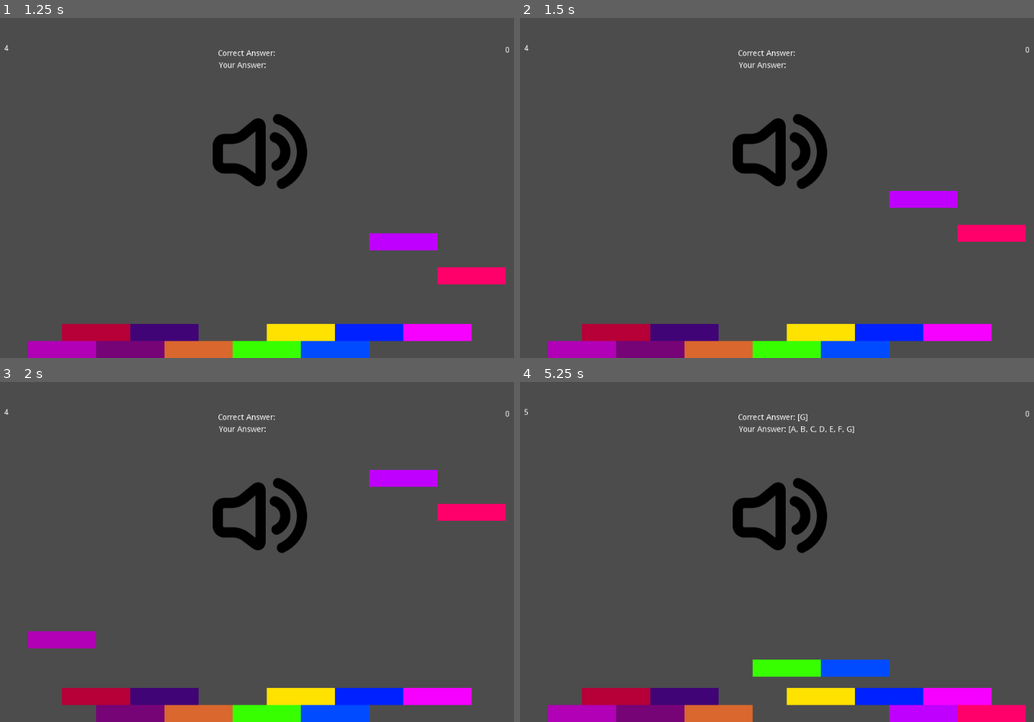
Above: before the commit, frames 1-4 (two rows, left to right).
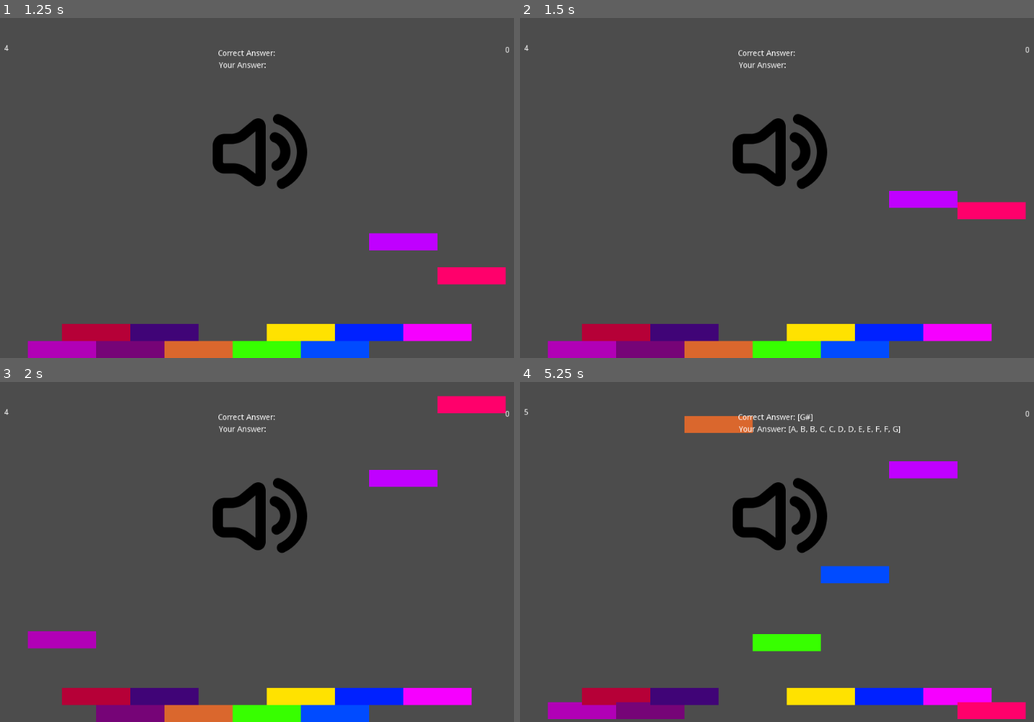
Above: after the commit, the same moments.

Repository: mdechdee/PerfectPitch
Game: Godot game, scene res://MainScene.tscn
The game is run twice, just before and just after one commit, with the same random seed, the same clock (stepped at 60 frames per second) and the same inputs. Before the commit the project starts from res://InstrumentPlayer.tscn. Sound files missing from this copy of the repository are replaced by a short silence.
Inputs:
- Up to frame 1 (1.25 s): tap Enter at 0.5 s; tap H (A) at 0.6 s; tap J (B) at 0.8 s
- Up to frame 2 (1.5 s): tap J (B) at 1.35 s
- Up to frame 3 (2 s): tap A (C) at 1.55 s
- Up to frame 4 (5.25 s): tap A (C) at 2.1 s; tap S (D) at 2.3, 2.85 s; tap D (E) at 3.05, 3.6 s; tap F (F) at 3.8, 4.35 s; tap G (G) at 4.55, 5.1 s

Frame 1 is identical in both runs. In frame 2, 1.4% of the frame differs, in the area x 85-99%, y 54-66%; in frame 3, 1.4%; in frame 4, 6.2%, in the area x 5-99%, y 9-100%.

Commit message:
Tidy up the MainScene (previous InstrumentPlayer scene)

Diff:
--- a/OldMusician/FirstScene.gd
+++ /dev/null
@@ -1,83 +0,0 @@
-extends Node2D
-
-onready var P = $AudioStreamPlayer
-onready var length = P.stream.get_length()
-onready var length_per_note = length/12
-onready var player_instrument = $PlayerInstrumentPlayer
-onready var robot_instrument = $RobotInstrumentPlayer
-var movement = Vector2(0, 5)
-var timer
-var notes = []
-var answer = []
-
-signal timer_end
-
-func _wait(seconds):
-    self._create_timer(self, seconds, true, "_emit_timer_end_signal")
-    yield(self,"timer_end")
-
-func _emit_timer_end_signal():
-    emit_signal("timer_end")
-
-func _create_timer(object_target, float_wait_time, bool_is_oneshot, string_function):
-    timer = Timer.new()
-    timer.set_one_shot(bool_is_oneshot)
-    timer.set_timer_process_mode(0)
-    timer.set_wait_time(float_wait_time)
-    timer.connect("timeout", object_target, string_function)
-    self.add_child(timer)
-    timer.start()
-
-
-func _ready():
-    #randomize()
-    #var texture = load("res://assets/speaker.png")
-    #$Speaker.texture = texture
-
-    quiz()
-    timer = get_node("Timer")
-    timer.set_wait_time(6)
-    timer.connect("timeout", self, "_on_Timer_timeout")
-    timer.start()
-
-func _process(delta):
-    if (timer.get_time_left() < 1.0):
-        print(answer)
-        if "C" in answer and "E" in answer and "G" in answer:
-            $Score.text = str(int($Score.text) + 1)
-        $Label.text = str(0)
-        timer.stop()
-
-        #_wait(10)
-        answer = []
-        quiz()
-        timer = get_node("Timer")
-        timer.set_wait_time(6)
-        #timer.connect("timeout", self, "_on_Timer_timeout")
-        timer.start()
-    if (timer.get_time_left() >= 0):
-        $Label.text = str(floor(timer.get_time_left()))
-    if len(notes) == 0:
-        return
-    #var notes = [$C, $E, $G]
-    #var note = notes[randi() % 5]
-    for note in notes:
-        #print(note.get_position().y)
-        if note.get_position().y < -560:
-            note.set_position(Vector2(note.get_position().x, 0))
-            notes.remove(0)
-        note.position -= movement
-    #if (note.get_position()):
-    #    note.position = 500
-
-func quiz():
-    robot_instrument.play_note("C")
-    robot_instrument.play_note("E")
-    robot_instrument.play_note("G")
-
-
-func _on_PlayerInstrumentPlayer_note_played(note):
-	if get_node(note) in notes:
-		return
-	notes.append(get_node(note))
-	answer.append(note)
--- a/OldMusician/FirstScene.tscn
+++ /dev/null
@@ -1,110 +0,0 @@
-[gd_scene load_steps=8 format=2]
-
-[ext_resource path="res://FirstScene.gd" type="Script" id=1]
-[ext_resource path="res://InstrumentPlayer.tscn" type="PackedScene" id=2]
-[ext_resource path="res://Area2D.gd" type="Script" id=3]
-[ext_resource path="res://assets/speaker.png" type="Texture" id=4]
-[ext_resource path="res://Piano.wav" type="AudioStream" id=5]
-
-[sub_resource type="CanvasItemMaterial" id=1]
-
-[sub_resource type="RectangleShape2D" id=2]
-extents = Vector2( 11, 284 )
-
-[node name="Node2D" type="Node2D"]
-script = ExtResource( 1 )
-
-[node name="PlayerInstrumentPlayer" parent="." instance=ExtResource( 2 )]
-
-[node name="RobotInstrumentPlayer" parent="." instance=ExtResource( 2 )]
-is_robot = true
-
-[node name="Area2D" type="Area2D" parent="."]
-editor/display_folded = true
-script = ExtResource( 3 )
-
-[node name="CollisionShape2D" type="CollisionShape2D" parent="Area2D"]
-modulate = Color( 0.658824, 0.0941176, 0.0941176, 1 )
-self_modulate = Color( 0.580392, 0.266667, 0.266667, 1 )
-material = SubResource( 1 )
-position = Vector2( 772, 301 )
-shape = SubResource( 2 )
-disabled = true
-
-[node name="Speaker" type="Sprite" parent="."]
-position = Vector2( 500, 240 )
-texture = ExtResource( 4 )
-
-[node name="Timer" type="Timer" parent="."]
-
-[node name="Label" type="Label" parent="."]
-margin_left = 24.0
-margin_top = 31.0
-margin_right = 81.0
-margin_bottom = 77.0
-text = "0"
-align = 1
-valign = 1
-
-[node name="Score" type="Label" parent="."]
-margin_left = 904.846
-margin_top = 34.0907
-margin_right = 961.846
-margin_bottom = 80.0907
-text = "0"
-align = 1
-valign = 1
-
-[node name="C" type="Sprite" parent="."]
-editor/display_folded = true
-
-[node name="ColorRect" type="ColorRect" parent="C"]
-margin_left = 0.5
-margin_top = 560.0
-margin_right = 176.5
-margin_bottom = 598.0
-color = Color( 0.698039, 0, 0.717647, 1 )
-
-[node name="D" type="Sprite" parent="."]
-editor/display_folded = true
-
-[node name="ColorRect" type="ColorRect" parent="D"]
-margin_left = 180.0
-margin_top = 560.0
-margin_right = 356.0
-margin_bottom = 598.0
-color = Color( 0.466667, 0.0196078, 0.470588, 1 )
-
-[node name="E" type="Sprite" parent="."]
-editor/display_folded = true
-
-[node name="ColorRect" type="ColorRect" parent="E"]
-margin_left = 360.0
-margin_top = 560.0
-margin_right = 536.0
-margin_bottom = 598.0
-color = Color( 0.858824, 0.407843, 0.180392, 1 )
-
-[node name="F" type="Sprite" parent="."]
-
-[node name="ColorRect" type="ColorRect" parent="F"]
-margin_left = 540.0
-margin_top = 560.0
-margin_right = 716.0
-margin_bottom = 598.0
-color = Color( 0.219608, 1, 0, 1 )
-
-[node name="G" type="Sprite" parent="."]
-
-[node name="ColorRect" type="ColorRect" parent="G"]
-margin_left = 720.0
-margin_top = 560.0
-margin_right = 896.0
-margin_bottom = 598.0
-color = Color( 0, 0.298039, 1, 1 )
-
-[node name="AudioStreamPlayer" type="AudioStreamPlayer" parent="."]
-stream = ExtResource( 5 )
-[connection signal="note_played" from="PlayerInstrumentPlayer" to="." method="_on_InstrumentPlayer_note_played"]
-[connection signal="note_played" from="PlayerInstrumentPlayer" to="." method="_on_PlayerInstrumentPlayer_note_played"]
-[connection signal="note_played" from="RobotInstrumentPlayer" to="." method="_on_InstrumentPlayer_note_played"]
--- a/OldMusician/InstrumentPlayer.tscn
+++ b/OldMusician/InstrumentPlayer.tscn
@@ -1,84 +1,60 @@
-[gd_scene load_steps=17 format=2]
+[gd_scene load_steps=5 format=2]
 
 [ext_resource path="res://Node.gd" type="Script" id=1]
-[ext_resource path="res://Piano_C.wav" type="AudioStream" id=2]
-[ext_resource path="res://Piano_C#.wav" type="AudioStream" id=3]
-[ext_resource path="res://Piano_D.wav" type="AudioStream" id=4]
-[ext_resource path="res://Piano_D#.wav" type="AudioStream" id=5]
-[ext_resource path="res://Piano_E.wav" type="AudioStream" id=6]
-[ext_resource path="res://Piano_F.wav" type="AudioStream" id=7]
-[ext_resource path="res://Piano_F#.wav" type="AudioStream" id=8]
-[ext_resource path="res://Piano_G.wav" type="AudioStream" id=9]
-[ext_resource path="res://Piano_G#.wav" type="AudioStream" id=10]
-[ext_resource path="res://Piano_A.wav" type="AudioStream" id=11]
-[ext_resource path="res://Piano_A#.wav" type="AudioStream" id=12]
-[ext_resource path="res://Piano_B.wav" type="AudioStream" id=13]
-[ext_resource path="res://BGMusic1.wav" type="AudioStream" id=14]
-[ext_resource path="res://BGMusicPlayer.gd" type="Script" id=15]
-[ext_resource path="res://assets/speaker.png" type="Texture" id=16]
+[ext_resource path="res://BGMusic1.wav" type="AudioStream" id=2]
+[ext_resource path="res://BGMusicPlayer.gd" type="Script" id=3]
+[ext_resource path="res://assets/speaker.png" type="Texture" id=4]
 
 [node name="NotePlayer" type="Node"]
 script = ExtResource( 1 )
 
 [node name="C" type="AudioStreamPlayer" parent="."]
+bus = "C"
+
+[node name="C#" type="AudioStreamPlayer" parent="."]
+bus = "C#"
+
+[node name="D" type="AudioStreamPlayer" parent="."]
+bus = "D"
+
+[node name="D#" type="AudioStreamPlayer" parent="."]
+bus = "D#"
+
+[node name="E" type="AudioStreamPlayer" parent="."]
+bus = "E"
+
+[node name="F" type="AudioStreamPlayer" parent="."]
+bus = "F"
+
+[node name="F#" type="AudioStreamPlayer" parent="."]
+bus = "F#"
+
+[node name="G" type="AudioStreamPlayer" parent="."]
+bus = "G"
+
+[node name="G#" type="AudioStreamPlayer" parent="."]
+bus = "G#"
+
+[node name="A" type="AudioStreamPlayer" parent="."]
+bus = "A"
+
+[node name="A#" type="AudioStreamPlayer" parent="."]
+bus = "A#"
+
+[node name="B" type="AudioStreamPlayer" parent="."]
+bus = "B"
+
+[node name="Tween" type="Tween" parent="."]
+
+[node name="BGStreamPlayer" type="AudioStreamPlayer" parent="."]
 stream = ExtResource( 2 )
-bus = "C"
-
-[node name="C#" type="AudioStreamPlayer" parent="."]
-stream = ExtResource( 3 )
-bus = "C#"
-
-[node name="D" type="AudioStreamPlayer" parent="."]
-stream = ExtResource( 4 )
-bus = "D"
-
-[node name="D#" type="AudioStreamPlayer" parent="."]
-stream = ExtResource( 5 )
-bus = "D#"
-
-[node name="E" type="AudioStreamPlayer" parent="."]
-stream = ExtResource( 6 )
-bus = "E"
-
-[node name="F" type="AudioStreamPlayer" parent="."]
-stream = ExtResource( 7 )
-bus = "F"
-
-[node name="F#" type="AudioStreamPlayer" parent="."]
-stream = ExtResource( 8 )
-bus = "F#"
-
-[node name="G" type="AudioStreamPlayer" parent="."]
-stream = ExtResource( 9 )
-bus = "G"
-
-[node name="G#" type="AudioStreamPlayer" parent="."]
-stream = ExtResource( 10 )
-bus = "G#"
-
-[node name="A" type="AudioStreamPlayer" parent="."]
-stream = ExtResource( 11 )
-bus = "A"
-
-[node name="A#" type="AudioStreamPlayer" parent="."]
-stream = ExtResource( 12 )
-bus = "A#"
-
-[node name="B" type="AudioStreamPlayer" parent="."]
-stream = ExtResource( 13 )
-bus = "B"
-
-[node name="Tween" type="Tween" parent="."]
-
-[node name="BGStreamPlayer" type="AudioStreamPlayer" parent="."]
-stream = ExtResource( 14 )
 volume_db = -7.068
 autoplay = true
-script = ExtResource( 15 )
+script = ExtResource( 3 )
 
 [node name="Speaker" type="Sprite" parent="."]
 position = Vector2( 500, 240 )
-texture = ExtResource( 16 )
+texture = ExtResource( 4 )
 
 [node name="Timer" type="Timer" parent="."]
 
@@ -101,6 +77,7 @@
 valign = 1
 
 [node name="Sprite_C" type="Sprite" parent="."]
+editor/display_folded = true
 
 [node name="ColorRect" type="ColorRect" parent="Sprite_C"]
 margin_left = 90.0
@@ -110,6 +87,7 @@
 color = Color( 0.698039, 0, 0.717647, 1 )
 
 [node name="Sprite_Csharp" type="Sprite" parent="."]
+editor/display_folded = true
 
 [node name="ColorRect" type="ColorRect" parent="Sprite_Csharp"]
 margin_left = 150.0
@@ -119,6 +97,7 @@
 color = Color( 0.717647, 0, 0.219608, 1 )
 
 [node name="Sprite_D" type="Sprite" parent="."]
+editor/display_folded = true
 
 [node name="ColorRect" type="ColorRect" parent="Sprite_D"]
 margin_left = 210.0
@@ -128,6 +107,7 @@
 color = Color( 0.466667, 0.0196078, 0.470588, 1 )
 
 [node name="Sprite_Dsharp" type="Sprite" parent="."]
+editor/display_folded = true
 
 [node name="ColorRect" type="ColorRect" parent="Sprite_Dsharp"]
 margin_left = 270.0
@@ -137,6 +117,7 @@
 color = Color( 0.254902, 0.0196078, 0.470588, 1 )
 
 [node name="Sprite_E" type="Sprite" parent="."]
+editor/display_folded = true
 
 [node name="ColorRect" type="ColorRect" parent="Sprite_E"]
 margin_left = 330.0
@@ -146,6 +127,7 @@
 color = Color( 0.858824, 0.407843, 0.180392, 1 )
 
 [node name="Sprite_F" type="Sprite" parent="."]
+editor/display_folded = true
 
 [node name="ColorRect" type="ColorRect" parent="Sprite_F"]
 margin_left = 450.0
@@ -155,6 +137,7 @@
 color = Color( 0.219608, 1, 0, 1 )
 
 [node name="Sprite_Fsharp" type="Sprite" parent="."]
+editor/display_folded = true
 
 [node name="ColorRect" type="ColorRect" parent="Sprite_Fsharp"]
 margin_left = 510.0
@@ -164,6 +147,7 @@
 color = Color( 1, 0.890196, 0, 1 )
 
 [node name="Sprite_G" type="Sprite" parent="."]
+editor/display_folded = true
 
 [node name="ColorRect" type="ColorRect" parent="Sprite_G"]
 margin_left = 570.0
@@ -173,6 +157,7 @@
 color = Color( 0, 0.298039, 1, 1 )
 
 [node name="Sprite_Gsharp" type="Sprite" parent="."]
+editor/display_folded = true
 
 [node name="ColorRect" type="ColorRect" parent="Sprite_Gsharp"]
 margin_left = 630.0
@@ -182,6 +167,7 @@
 color = Color( 0, 0.133333, 1, 1 )
 
 [node name="Sprite_A" type="Sprite" parent="."]
+editor/display_folded = true
 
 [node name="ColorRect" type="ColorRect" parent="Sprite_A"]
 margin_left = 690.0
@@ -191,6 +177,7 @@
 color = Color( 0.756863, 0, 1, 1 )
 
 [node name="Sprite_Asharp" type="Sprite" parent="."]
+editor/display_folded = true
 
 [node name="ColorRect" type="ColorRect" parent="Sprite_Asharp"]
 margin_left = 750.0
@@ -200,6 +187,7 @@
 color = Color( 0.968627, 0, 1, 1 )
 
 [node name="Sprite_B" type="Sprite" parent="."]
+editor/display_folded = true
 
 [node name="ColorRect" type="ColorRect" parent="Sprite_B"]
 margin_left = 810.0
--- /dev/null
+++ b/OldMusician/MainScene.tscn
@@ -0,0 +1,247 @@
+[gd_scene load_steps=19 format=2]
+
+[ext_resource path="res://StageManager.gd" type="Script" id=1]
+[ext_resource path="res://NotePlayer.gd" type="Script" id=2]
+[ext_resource path="res://assets/PianoSounds/Piano_C.wav" type="AudioStream" id=3]
+[ext_resource path="res://assets/PianoSounds/Piano_C#.wav" type="AudioStream" id=4]
+[ext_resource path="res://assets/PianoSounds/Piano_D.wav" type="AudioStream" id=5]
+[ext_resource path="res://assets/PianoSounds/Piano_D#.wav" type="AudioStream" id=6]
+[ext_resource path="res://assets/PianoSounds/Piano_E.wav" type="AudioStream" id=7]
+[ext_resource path="res://assets/PianoSounds/Piano_F.wav" type="AudioStream" id=8]
+[ext_resource path="res://assets/PianoSounds/Piano_F#.wav" type="AudioStream" id=9]
+[ext_resource path="res://assets/PianoSounds/Piano_G.wav" type="AudioStream" id=10]
+[ext_resource path="res://assets/PianoSounds/Piano_G#.wav" type="AudioStream" id=11]
+[ext_resource path="res://assets/PianoSounds/Piano_A.wav" type="AudioStream" id=12]
+[ext_resource path="res://assets/PianoSounds/Piano_A#.wav" type="AudioStream" id=13]
+[ext_resource path="res://assets/PianoSounds/Piano_B.wav" type="AudioStream" id=14]
+[ext_resource path="res://SpritesManager.gd" type="Script" id=15]
+[ext_resource path="res://BGMusic1.wav" type="AudioStream" id=16]
+[ext_resource path="res://BGMusicPlayer.gd" type="Script" id=17]
+[ext_resource path="res://assets/speaker.png" type="Texture" id=18]
+
+[node name="SceneManager" type="Node"]
+script = ExtResource( 1 )
+
+[node name="NotePlayer" type="Node" parent="."]
+editor/display_folded = true
+script = ExtResource( 2 )
+
+[node name="C" type="AudioStreamPlayer" parent="NotePlayer"]
+stream = ExtResource( 3 )
+bus = "C"
+
+[node name="C#" type="AudioStreamPlayer" parent="NotePlayer"]
+stream = ExtResource( 4 )
+bus = "C#"
+
+[node name="D" type="AudioStreamPlayer" parent="NotePlayer"]
+stream = ExtResource( 5 )
+bus = "D"
+
+[node name="D#" type="AudioStreamPlayer" parent="NotePlayer"]
+stream = ExtResource( 6 )
+bus = "D#"
+
+[node name="E" type="AudioStreamPlayer" parent="NotePlayer"]
+stream = ExtResource( 7 )
+bus = "E"
+
+[node name="F" type="AudioStreamPlayer" parent="NotePlayer"]
+stream = ExtResource( 8 )
+bus = "F"
+
+[node name="F#" type="AudioStreamPlayer" parent="NotePlayer"]
+stream = ExtResource( 9 )
+bus = "F#"
+
+[node name="G" type="AudioStreamPlayer" parent="NotePlayer"]
+stream = ExtResource( 10 )
+bus = "G"
+
+[node name="G#" type="AudioStreamPlayer" parent="NotePlayer"]
+stream = ExtResource( 11 )
+bus = "G#"
+
+[node name="A" type="AudioStreamPlayer" parent="NotePlayer"]
+stream = ExtResource( 12 )
+bus = "A"
+
+[node name="A#" type="AudioStreamPlayer" parent="NotePlayer"]
+stream = ExtResource( 13 )
+bus = "A#"
+
+[node name="B" type="AudioStreamPlayer" parent="NotePlayer"]
+stream = ExtResource( 14 )
+bus = "B"
+
+[node name="Tween" type="Tween" parent="NotePlayer"]
+
+[node name="SpritesManager" type="Node" parent="."]
+script = ExtResource( 15 )
+
+[node name="Sprite_C" type="Sprite" parent="SpritesManager"]
+editor/display_folded = true
+
+[node name="ColorRect" type="ColorRect" parent="SpritesManager/Sprite_C"]
+margin_left = 90.0
+margin_top = 570.0
+margin_right = 210.0
+margin_bottom = 600.0
+color = Color( 0.698039, 0, 0.717647, 1 )
+
+[node name="Sprite_Csharp" type="Sprite" parent="SpritesManager"]
+editor/display_folded = true
+
+[node name="ColorRect" type="ColorRect" parent="SpritesManager/Sprite_Csharp"]
+margin_left = 150.0
+margin_top = 540.0
+margin_right = 270.0
+margin_bottom = 570.0
+color = Color( 0.717647, 0, 0.219608, 1 )
+
+[node name="Sprite_D" type="Sprite" parent="SpritesManager"]
+editor/display_folded = true
+
+[node name="ColorRect" type="ColorRect" parent="SpritesManager/Sprite_D"]
+margin_left = 210.0
+margin_top = 570.0
+margin_right = 330.0
+margin_bottom = 600.0
+color = Color( 0.466667, 0.0196078, 0.470588, 1 )
+
+[node name="Sprite_Dsharp" type="Sprite" parent="SpritesManager"]
+editor/display_folded = true
+
+[node name="ColorRect" type="ColorRect" parent="SpritesManager/Sprite_Dsharp"]
+margin_left = 270.0
+margin_top = 540.0
+margin_right = 390.0
+margin_bottom = 570.0
+color = Color( 0.254902, 0.0196078, 0.470588, 1 )
+
+[node name="Sprite_E" type="Sprite" parent="SpritesManager"]
+editor/display_folded = true
+
+[node name="ColorRect" type="ColorRect" parent="SpritesManager/Sprite_E"]
+margin_left = 330.0
+margin_top = 570.0
+margin_right = 450.0
+margin_bottom = 600.0
+color = Color( 0.858824, 0.407843, 0.180392, 1 )
+
+[node name="Sprite_F" type="Sprite" parent="SpritesManager"]
+editor/display_folded = true
+
+[node name="ColorRect" type="ColorRect" parent="SpritesManager/Sprite_F"]
+margin_left = 450.0
+margin_top = 570.0
+margin_right = 570.0
+margin_bottom = 600.0
+color = Color( 0.219608, 1, 0, 1 )
+
+[node name="Sprite_Fsharp" type="Sprite" parent="SpritesManager"]
+editor/display_folded = true
+
+[node name="ColorRect" type="ColorRect" parent="SpritesManager/Sprite_Fsharp"]
+margin_left = 510.0
+margin_top = 540.0
+margin_right = 630.0
+margin_bottom = 570.0
+color = Color( 1, 0.890196, 0, 1 )
+
+[node name="Sprite_G" type="Sprite" parent="SpritesManager"]
+editor/display_folded = true
+
+[node name="ColorRect" type="ColorRect" parent="SpritesManager/Sprite_G"]
+margin_left = 570.0
+margin_top = 570.0
+margin_right = 690.0
+margin_bottom = 600.0
+color = Color( 0, 0.298039, 1, 1 )
+
+[node name="Sprite_Gsharp" type="Sprite" parent="SpritesManager"]
+editor/display_folded = true
+
+[node name="ColorRect" type="ColorRect" parent="SpritesManager/Sprite_Gsharp"]
+margin_left = 630.0
+margin_top = 540.0
+margin_right = 750.0
+margin_bottom = 570.0
+color = Color( 0, 0.133333, 1, 1 )
+
+[node name="Sprite_A" type="Sprite" parent="SpritesManager"]
+editor/display_folded = true
+
+[node name="ColorRect" type="ColorRect" parent="SpritesManager/Sprite_A"]
+margin_left = 690.0
+margin_top = 570.0
+margin_right = 810.0
+margin_bottom = 600.0
+color = Color( 0.756863, 0, 1, 1 )
+
+[node name="Sprite_Asharp" type="Sprite" parent="SpritesManager"]
+editor/display_folded = true
+
+[node name="ColorRect" type="ColorRect" parent="SpritesManager/Sprite_Asharp"]
+margin_left = 750.0
+margin_top = 540.0
+margin_right = 870.0
+margin_bottom = 570.0
+color = Color( 0.968627, 0, 1, 1 )
+
+[node name="Sprite_B" type="Sprite" parent="SpritesManager"]
+editor/display_folded = true
+
+[node name="ColorRect" type="ColorRect" parent="SpritesManager/Sprite_B"]
+margin_left = 810.0
+margin_top = 570.0
+margin_right = 930.0
+margin_bottom = 600.0
+color = Color( 1, 0, 0.423529, 1 )
+
+[node name="BGStreamPlayer" type="AudioStreamPlayer" parent="."]
+stream = ExtResource( 16 )
+volume_db = -7.068
+autoplay = true
+script = ExtResource( 17 )
+
+[node name="Speaker" type="Sprite" parent="."]
+position = Vector2( 500, 240 )
+texture = ExtResource( 18 )
+
+[node name="Timer" type="Timer" parent="."]
+
+[node name="Label" type="Label" parent="."]
+margin_left = 24.0
+margin_top = 31.0
+margin_right = 81.0
+margin_bottom = 77.0
+text = "0"
+align = 1
+valign = 1
+
+[node name="Score" type="Label" parent="."]
+margin_left = 904.846
+margin_top = 34.0907
+margin_right = 961.846
+margin_bottom = 80.0907
+text = "0"
+align = 1
+valign = 1
+
+[node name="CorrectAnswer" type="Label" parent="."]
+margin_left = 424.0
+margin_top = 56.0
+margin_right = 568.0
+margin_bottom = 92.0
+text = "Correct Answer:"
+
+[node name="YourAnswer" type="Label" parent="."]
+margin_left = 425.682
+margin_top = 76.6783
+margin_right = 569.682
+margin_bottom = 112.678
+text = "Your Answer:"
+[connection signal="note_played" from="NotePlayer" to="SpritesManager" method="_on_NotePlayer_note_played"]
+[connection signal="note_played" from="NotePlayer" to="." method="_on_NotePlayer_note_played"]
+[connection signal="finished" from="BGStreamPlayer" to="BGStreamPlayer" method="_on_BGStreamPlayer_finished"]
--- /dev/null
+++ b/OldMusician/NotePlayer.gd
@@ -0,0 +1,43 @@
+extends Node
+onready var P1 = $C
+onready var P2 = $"C#"
+onready var P3 = $D
+onready var P4 = $"D#"
+onready var P5 = $E
+onready var P6 = $F
+onready var P7 = $"F#"
+onready var P8 = $G
+onready var P9 = $"G#"
+onready var P10 = $A
+onready var P11 = $"A#"
+onready var P12 = $B
+
+export(bool) var is_robot = false
+
+signal note_played(note)
+onready var note_to_node = {"C":P1, "C#":P2, "D":P3, "D#":P4, "E":P5, "F":P6,
+							"F#":P7, "G":P8, "G#":P9, "A":P10, "A#":P11, "B":P12}
+
+
+func play_note(note):
+	note_to_node[note].play()
+
+func get_note_length():
+	return P1.stream.get_length()
+
+func _input(event):
+	if is_robot:
+		return
+	if event.is_action_pressed("note"):
+		for key in note_to_node.keys():
+			if Input.is_action_just_pressed(key):
+				note_to_node[key].play()
+				emit_signal("note_played", key)
+
+
+	if event.is_action_released("note"):
+		var t = get_node("Tween")
+		for key in note_to_node.keys():
+			if Input.is_action_just_released(key):
+				t.interpolate_property(note_to_node[key], "volume_db", 0, -4, 1, Tween.TRANS_LINEAR, Tween.EASE_IN_OUT)
+		t.start()
--- /dev/null
+++ b/OldMusician/SpritesManager.gd
@@ -0,0 +1,28 @@
+extends Node
+
+onready var note_to_sprite = {"C":$Sprite_C, "C#":$Sprite_Csharp, "D":$Sprite_D, "D#":$Sprite_Dsharp, "E":$Sprite_E, "F":$Sprite_F,
+							"F#":$Sprite_Fsharp, "G":$Sprite_G, "G#":$Sprite_Gsharp, "A":$Sprite_A, "A#":$Sprite_Asharp, "B":$Sprite_B}
+var notes = []
+var movement = Vector2(0, 5)
+
+func _process(delta):
+	if len(notes) == 0:
+		return
+	#var notes = [$C, $E, $G]
+	#var note = notes[randi() % 5]
+	print(notes)
+	for note in notes:
+		print('note', note)
+		#print(note.get_position().y)
+		if note.get_position().y < -560:
+			note.set_position(Vector2(note.get_position().x, 0))
+			notes.remove(0)
+		note.position -= movement
+	#if (note.get_position()):
+	#    note.position = 500
+
+func _on_NotePlayer_note_played(note):
+	print('key', note)
+	if note in notes:
+		return
+	notes.append(note_to_sprite[note])
--- /dev/null
+++ b/OldMusician/StageManager.gd
@@ -0,0 +1,64 @@
+extends Node
+
+var timer
+var answer = []
+var quiz = ["C"]
+onready var  note_player = $NotePlayer
+
+signal timer_end
+
+func _ready():
+	#randomize()
+	#var texture = load("res://assets/speaker.png")
+	#$Speaker.texture = texture
+	quiz()
+	timer = get_node("Timer")
+	timer.set_wait_time(6)
+	timer.connect("timeout", self, "_on_Timer_timeout")
+	timer.start()
+
+func _process(delta):
+	if (timer.get_time_left() < 1.0):
+		print(answer)
+		#if "C" in answer and "E" in answer and "G" in answer:
+		if evaluation(answer):
+			$Score.text = str(int($Score.text) + 1)
+		$Label.text = str(0)
+		timer.stop()
+
+		#_wait(10)
+		$CorrectAnswer.text = str('Correct Answer: ', quiz)
+		$YourAnswer.text = str('Your Answer: ', answer)
+
+		answer = []
+		quiz()
+		timer = get_node("Timer")
+		timer.set_wait_time(6)
+		#timer.connect("timeout", self, "_on_Timer_timeout")
+		timer.start()
+	if (timer.get_time_left() >= 0):
+		$Label.text = str(floor(timer.get_time_left()))
+
+
+func quiz():
+	quiz = []
+	var b = ["C", "C#", "D", "D#", "E", "F", "F#", "G", "G#", "A", "A#", "B"]
+	for i in range(1):
+		var p = randi()%12
+		if !(b[p] in quiz):
+			quiz.append(b[p])
+			note_player.play_note(b[p])
+	print(quiz)
+
+func evaluation(answer):
+	if len(answer) != len(quiz):
+		return false
+	for q in quiz:
+		if !(q in answer):
+			 return false
+	return true
+
+
+func _on_NotePlayer_note_played(note):
+	print('key', note)
+	answer.append(note)
--- a/OldMusician/project.godot
+++ b/OldMusician/project.godot
@@ -16,7 +16,7 @@
 [application]
 
 config/name="JunctionGamejam"
-run/main_scene="res://InstrumentPlayer.tscn"
+run/main_scene="res://MainScene.tscn"
 config/icon="res://icon.png"
 
 [editor_plugins]
Not shown, changed: OldMusician/assets/PianoSounds/Piano.wav.import
Not shown, changed: OldMusician/assets/PianoSounds/Piano_A#.wav.import
Not shown, changed: OldMusician/assets/PianoSounds/Piano_A.wav.import
Not shown, changed: OldMusician/assets/PianoSounds/Piano_B.wav.import
Not shown, changed: OldMusician/assets/PianoSounds/Piano_C#.wav.import
Not shown, changed: OldMusician/assets/PianoSounds/Piano_C.wav.import
Not shown, changed: OldMusician/assets/PianoSounds/Piano_D#.wav.import
Not shown, changed: OldMusician/assets/PianoSounds/Piano_D.wav.import
Not shown, changed: OldMusician/assets/PianoSounds/Piano_E.wav.import
Not shown, changed: OldMusician/assets/PianoSounds/Piano_F#.wav.import
Not shown, changed: OldMusician/assets/PianoSounds/Piano_F.wav.import
Not shown, changed: OldMusician/assets/PianoSounds/Piano_G#.wav.import
(and 14 more such lines)
